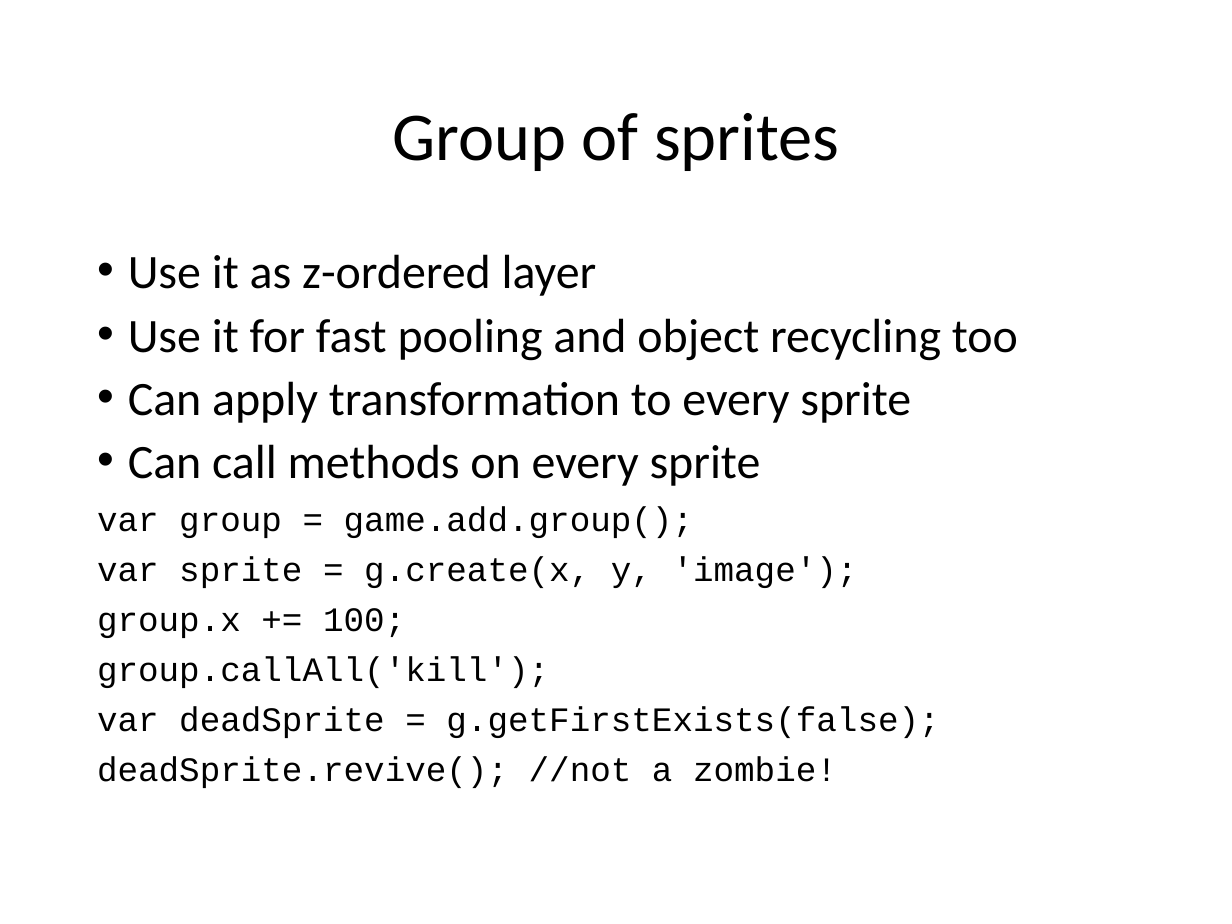
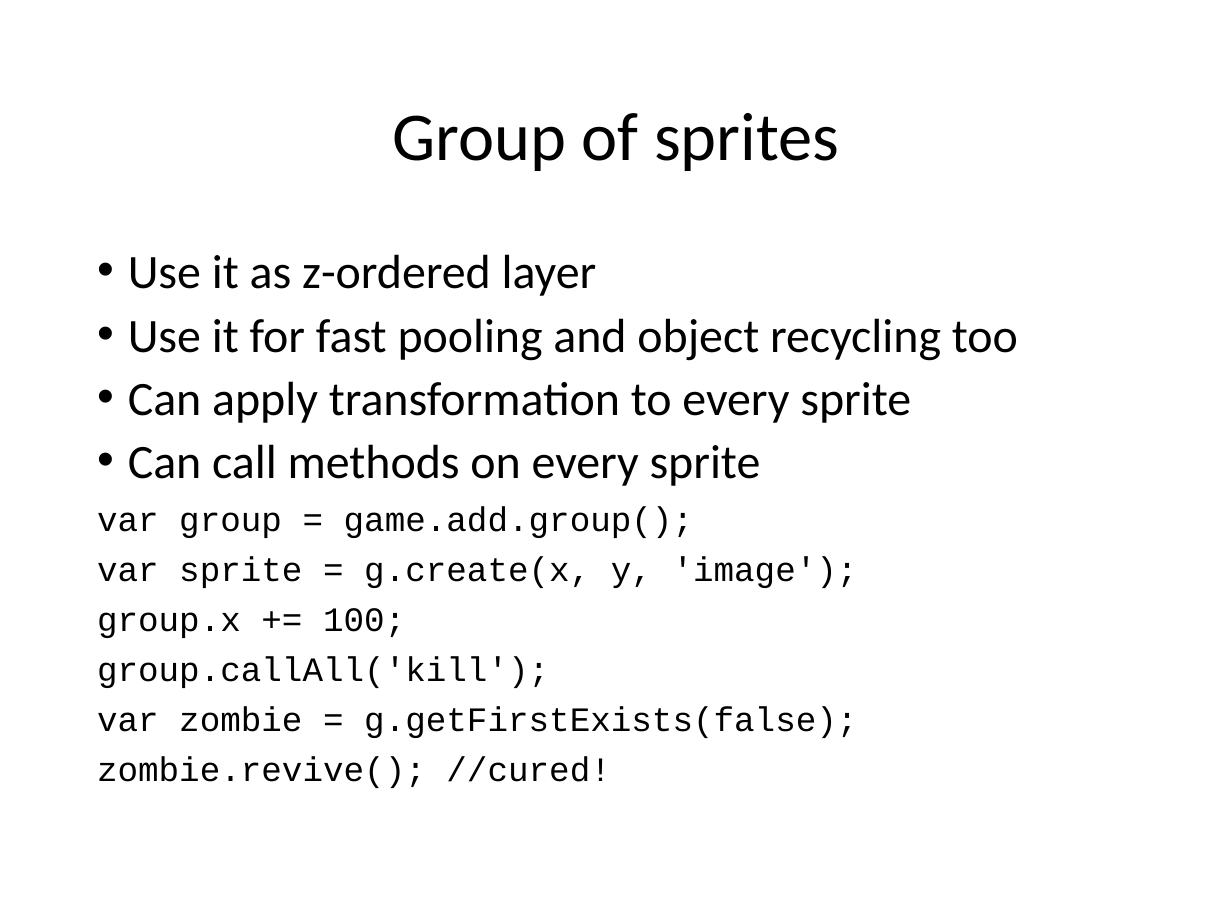
Before and after one commit to Lotti/codemotion2014, a slide deck: slide 15 of codemotion.pptx. Drawn at 1232x924 pixels with LibreOffice and Linux fonts; fonts in the diff are those of the drawing; background and template pictures are left out. Boxes give left, top, right and bottom in pixels: in the first picture for what was removed or moved away, otherwise in the second. Text is boxed around its words. In the diff, an @@ line names an element or a change of style, - is before the commit and + after.

```diff
--- a/codemotion.pptx
+++ b/codemotion.pptx
@@ text at (x1=97, y1=706, x2=857, y2=788): text changed @@
-var deadSprite = g.getFirstExists(false);
-deadSprite.revive(); //not a zombie!
+var zombie = g.getFirstExists(false);
+zombie.revive(); //cured!
```
Also in this commit, not shown: 1 other file.
